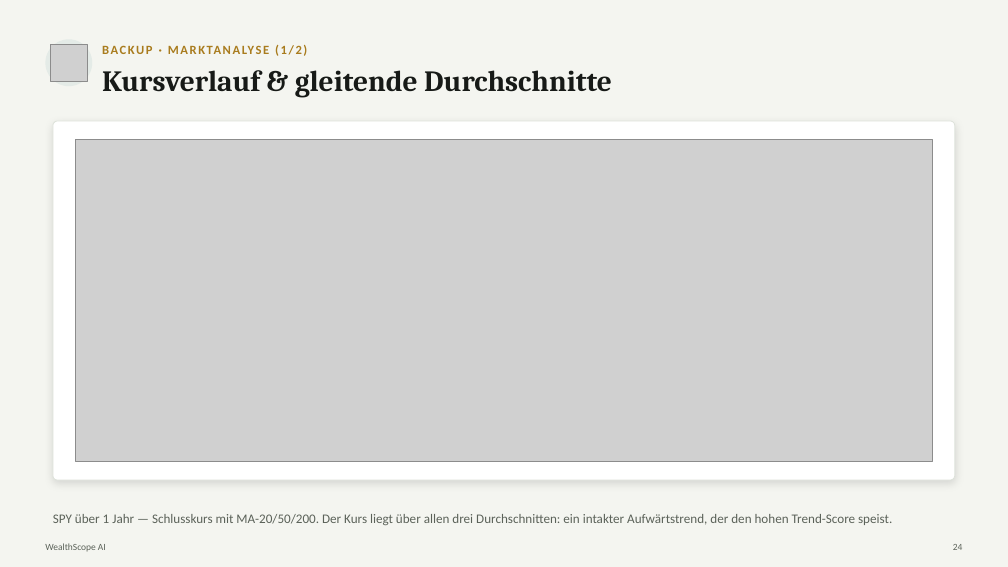
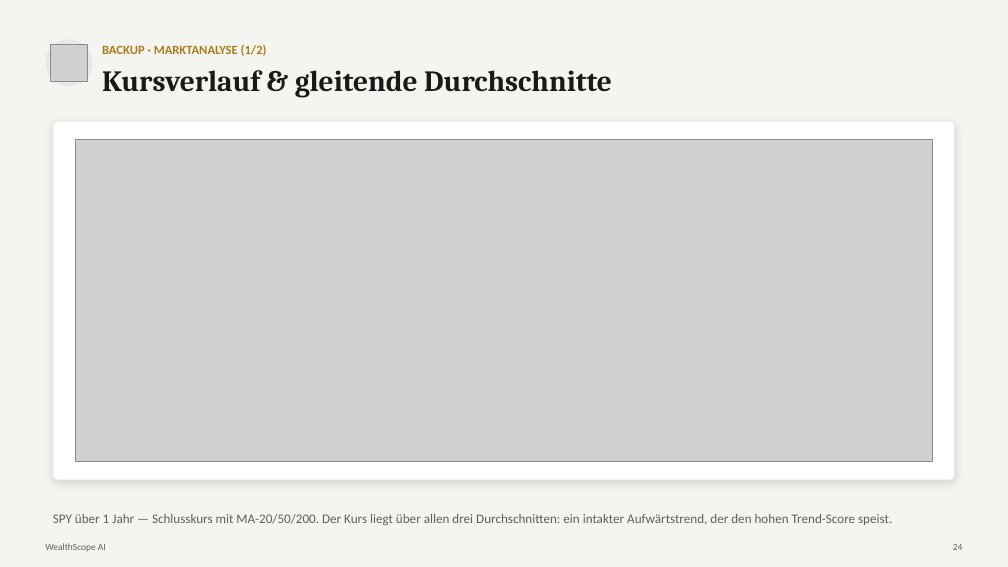
Before and after one commit to fedansoufiane-commits/forexscope-ai, a slide deck: slide 24 of Präsentation/WealthScope_Praesentation.pptx. Drawn at 1008x567 pixels with LibreOffice and Linux fonts; fonts in the diff are those of the drawing; grey boxes stand for pictures. Boxes give left, top, right and bottom in pixels: in the first picture for what was removed or moved away, otherwise in the second. Text is boxed around its words. In the diff, an @@ line names an element or a change of style, - is before the commit and + after.

```diff
--- a/Präsentation/WealthScope_Praesentation.pptx
+++ b/Präsentation/WealthScope_Praesentation.pptx
@@ text "BACKUP · MARKTANALYSE (1/2)" at bbox=[102, 45, 267, 56]: letter spacing 1.5 to 0 pt @@
```
Also in this commit, not shown: 29 other slides changed, 28 other files.
